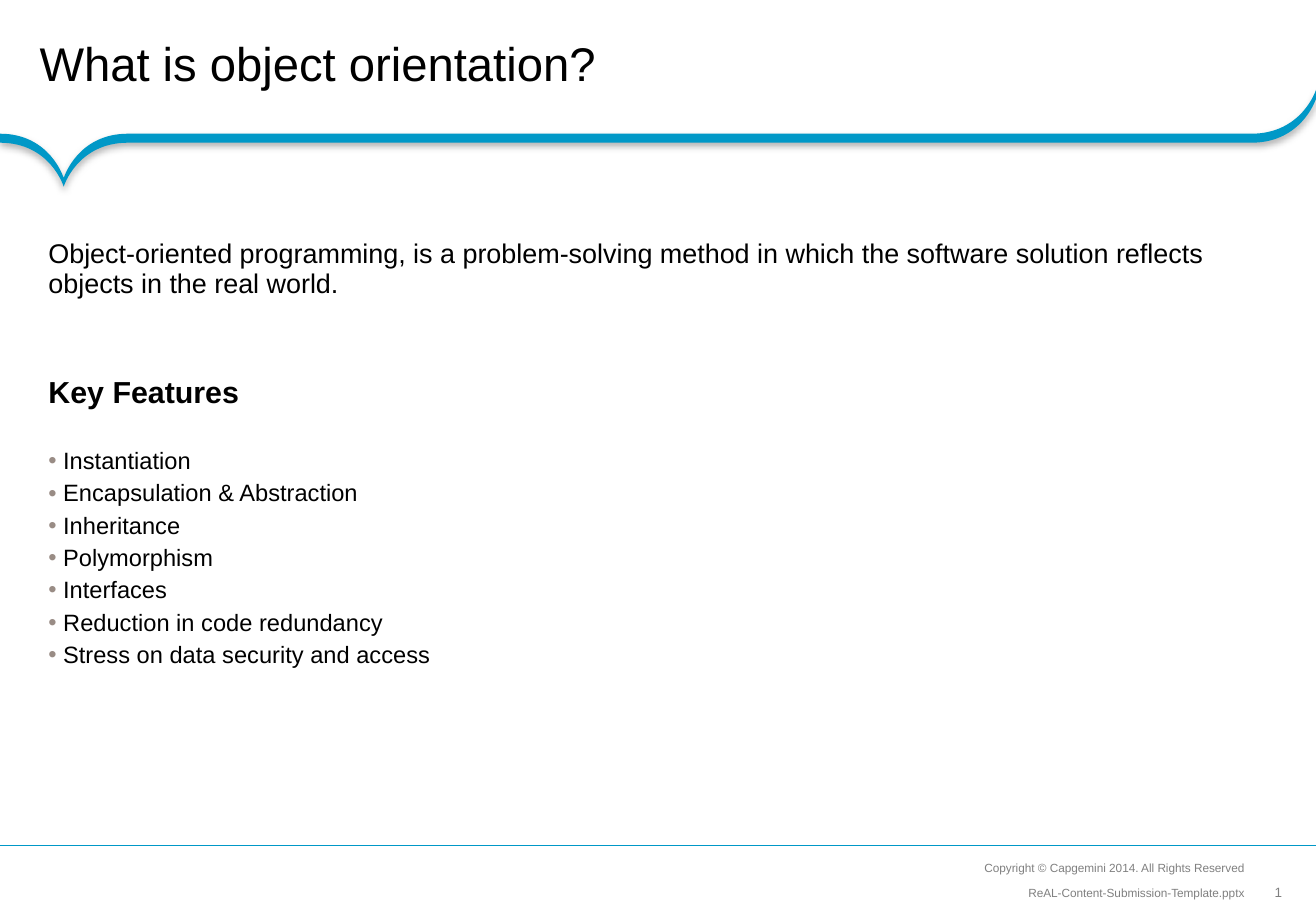
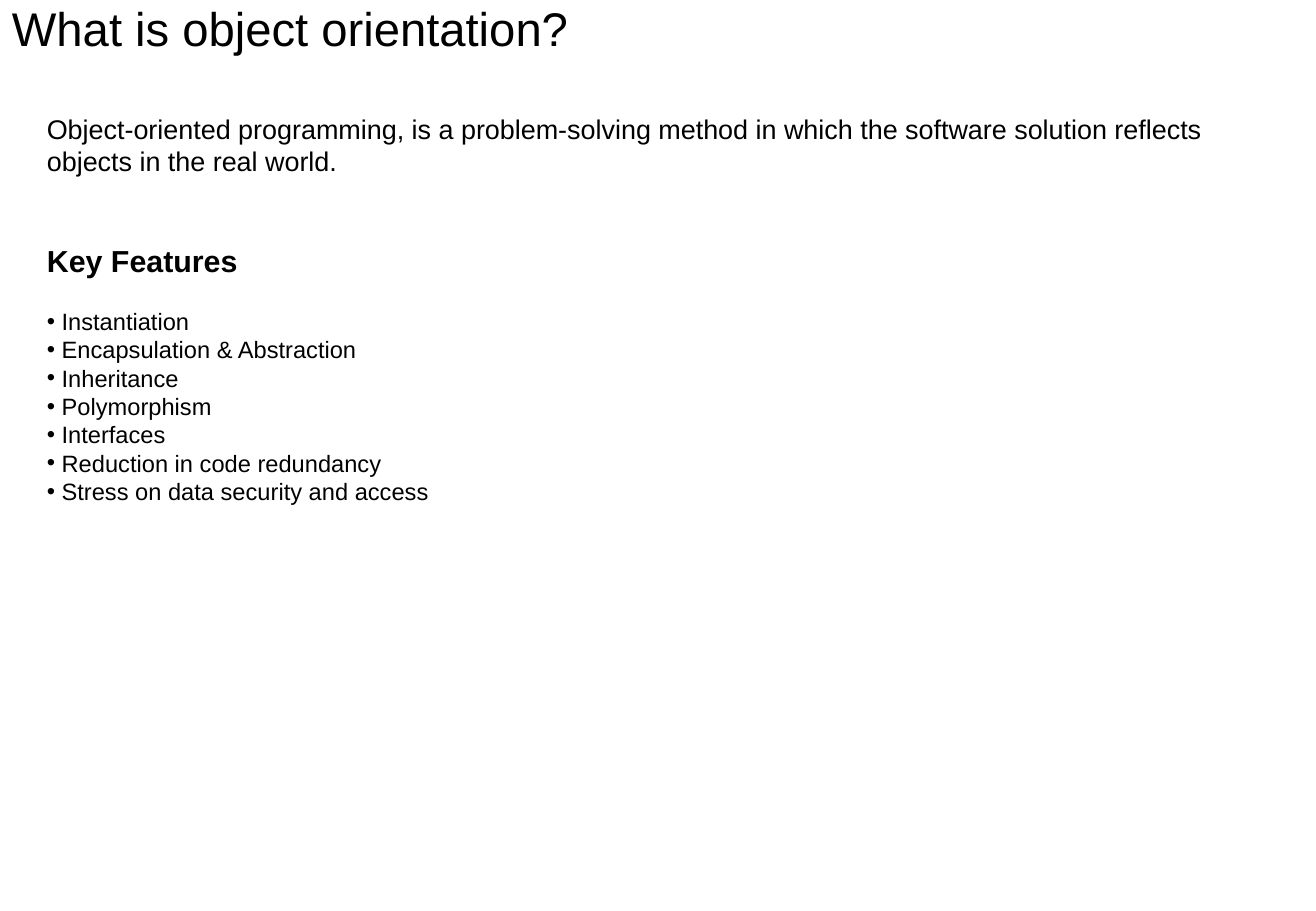
Before and after one commit to Abhaybsingh19w33/SAP, a slide deck: slide 1 of Next Courses/ABAP OOPS/SAP_ABAP_OOPS_Training.pptx. Drawn at 1316x911 pixels with LibreOffice and Linux fonts; fonts in the diff are those of the drawing; background and template pictures are left out. Boxes give left, top, right and bottom in pixels: in the first picture for what was removed or moved away, otherwise in the second. Text is boxed around its words. In the diff, an @@ line names an element or a change of style, - is before the commit and + after.

```diff
--- a/Next Courses/ABAP OOPS/SAP_ABAP_OOPS_Training.pptx
+++ b/Next Courses/ABAP OOPS/SAP_ABAP_OOPS_Training.pptx
@@ title "What is object orientation?" at (12, 11, 568, 56): vertical alignment middle to top @@
@@ text "Object-oriented programming, is a problem-solving ..." rewrapped from (48, 243, 1203, 668) to (47, 119, 1201, 505) @@
@@ freeform shape removed at (0, 90, 1316, 187) @@
@@ line removed from (1316, 846) to (0, 846) @@
@@ text removed at (984, 863, 1244, 875) @@
-Copyright © Capgemini 2014. All Rights Reserved
@@ text removed at (1028, 888, 1244, 899) @@
-ReAL-Content-Submission-Template.pptx
@@ page number removed at (1275, 888, 1282, 897) @@
-1
```
Also in this commit, not shown: 59 other slides changed, 1 slide removed, 11 other files.
